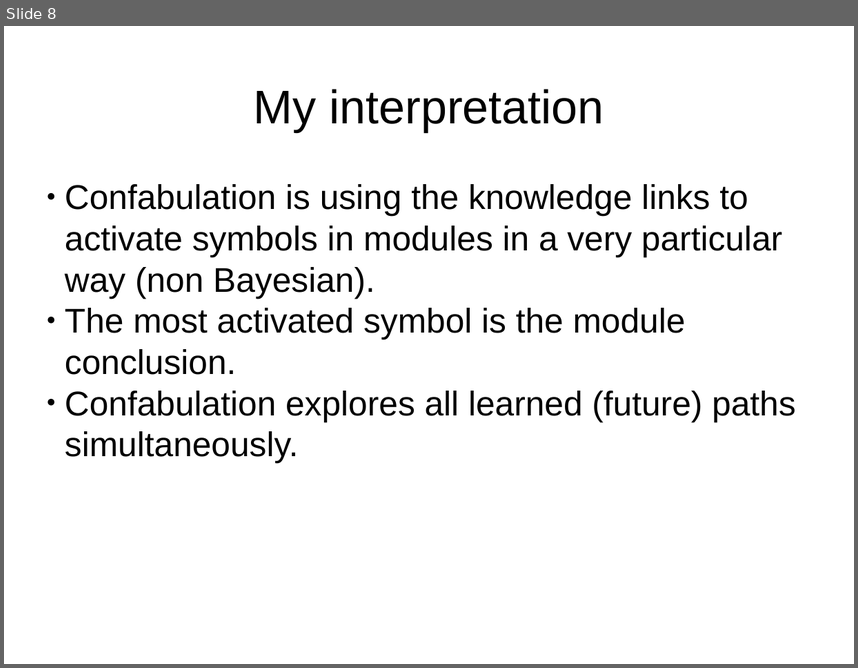
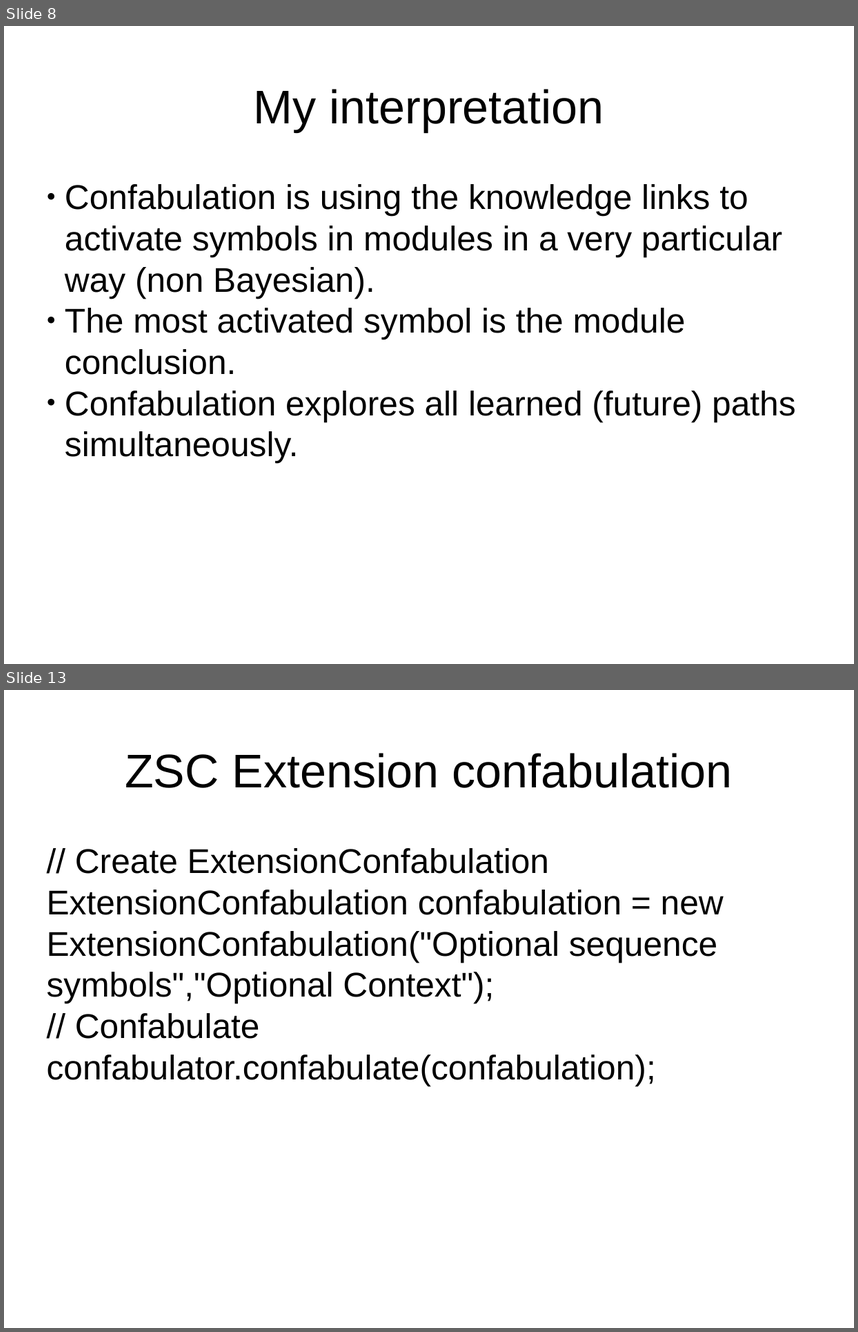
Before and after one commit to DyzLecticus/Zeesoft, a slide deck: V3.0/doc/Zeesoft Open Source Artificial Cognition.odp. Shown one above the other, each under a label of ours: slide 8 before the commit, slides 8 and 13 after it; the slides between them are not shown. The pictures are 858x668 and 858x1332 pixels, drawn with LibreOffice and Linux fonts; fonts in the diff are those of the drawing. Boxes give left, top, right and bottom in pixels: in the first picture for what was removed or moved away, otherwise in the second. Text is boxed around its words. In the diff, an @@ line names an element or a change of style, - is before the commit and + after.

```diff
--- a/V3.0/doc/Zeesoft Open Source Artificial Cognition.odp
+++ b/V3.0/doc/Zeesoft Open Source Artificial Cognition.odp
@@ slide 13 added at bbox=[4, 690, 854, 1328], background #FFFFFF @@
@@ title added at bbox=[125, 753, 732, 788], 44 pt, text #000000 @@
+ZSC Extension confabulation
@@ subtitle added at bbox=[47, 848, 724, 1085], 32 pt, text #000000 @@
+// Create ExtensionConfabulation
+ExtensionConfabulation confabulation = new ExtensionConfabulation("Optional sequence symbols","Optional Context");
+// Confabulate
+confabulator.confabulate(confabulation);
```
Also in this commit, not shown: 2 slides changed, 6 other slides added, 3 other files.
